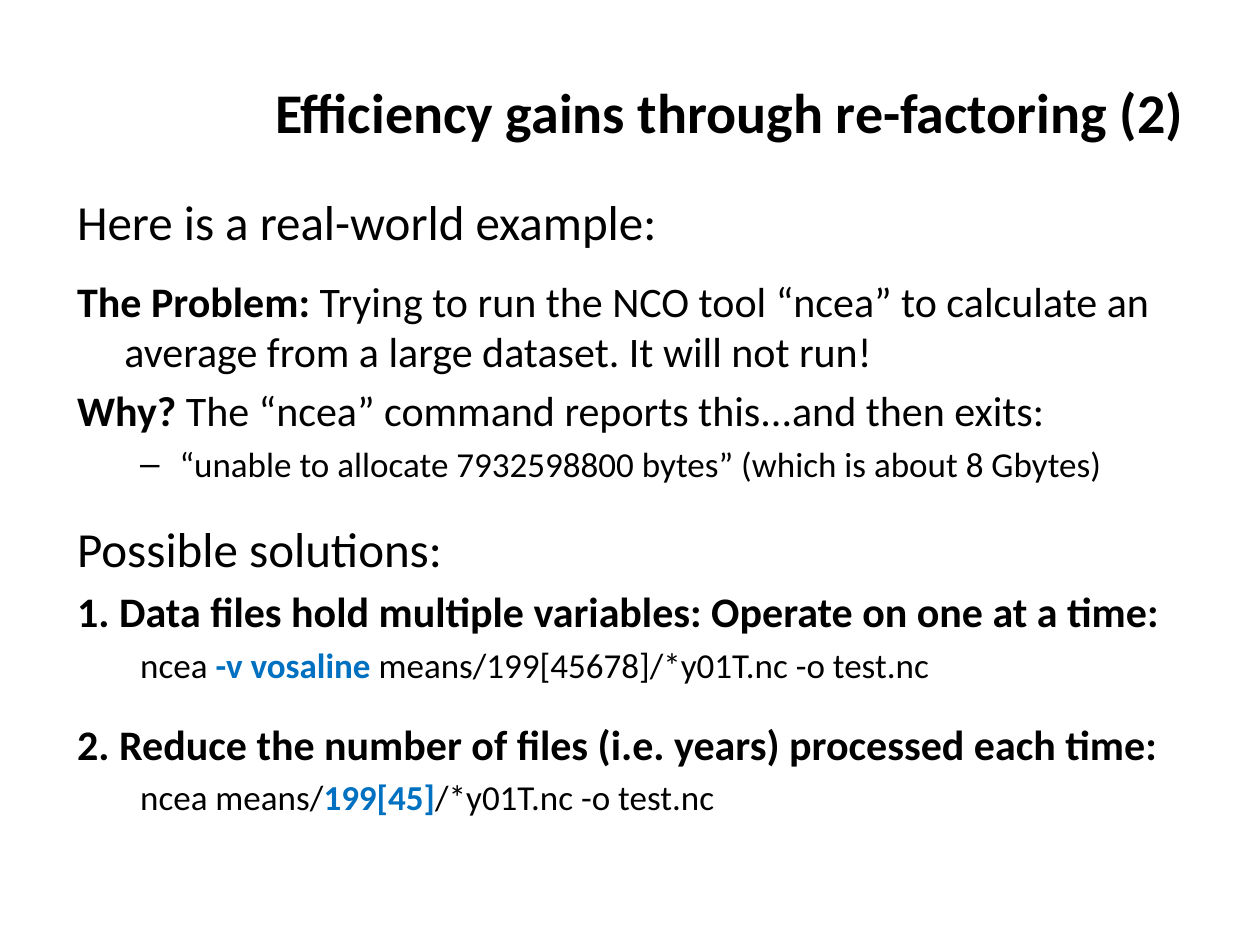
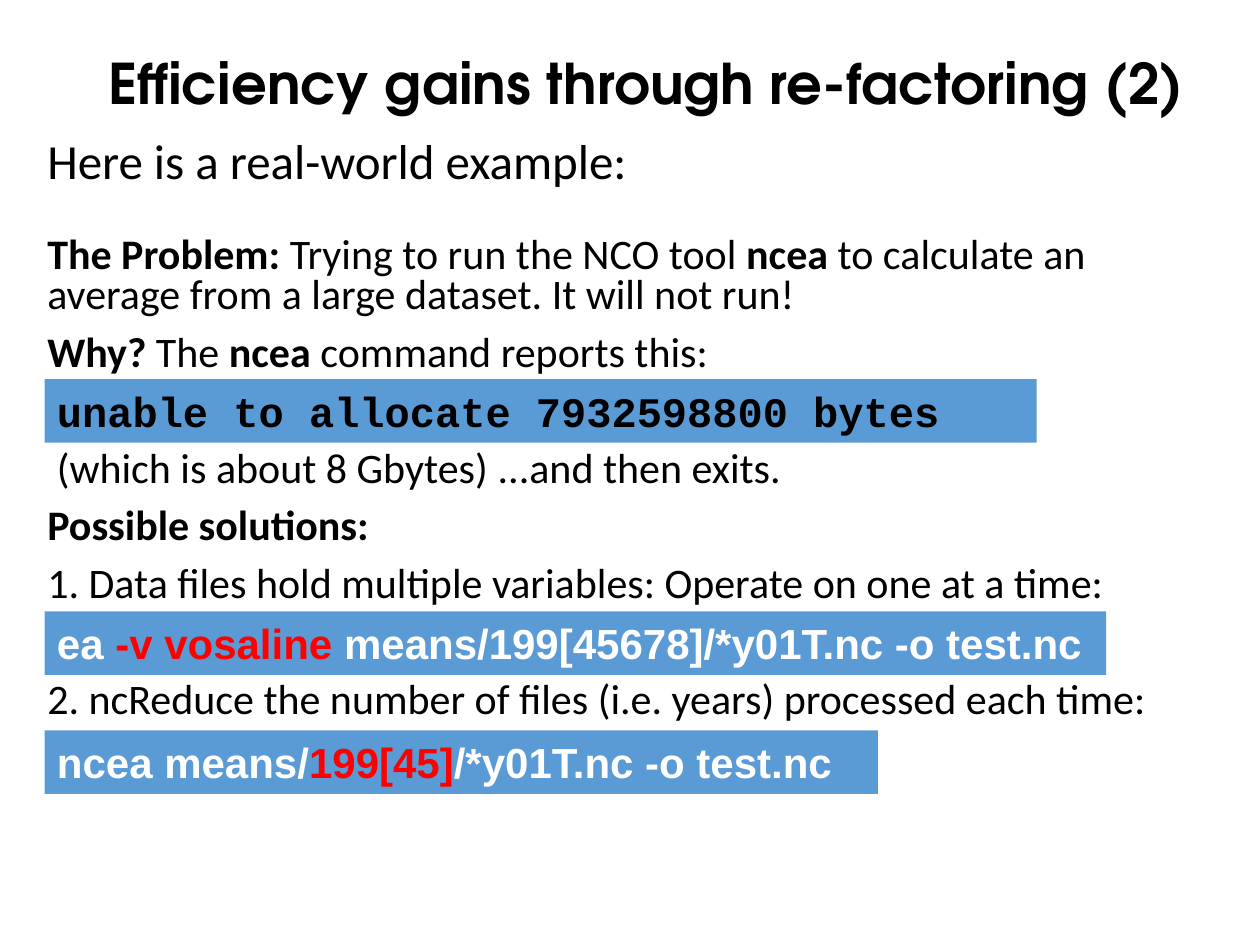
Before and after one commit to ncasuk/ncas-isc, a slide deck: slide 23 of overview_presentations/Parallel_Processing_Large_Data.pptx. Drawn at 1260x945 pixels with LibreOffice and Linux fonts; fonts in the diff are those of the drawing; background and template pictures are left out. Boxes give left, top, right and bottom in pixels: in the first picture for what was removed or moved away, otherwise in the second. Text is boxed around its words. In the diff, an @@ line names an element or a change of style, - is before the commit and + after.

```diff
--- a/overview_presentations/Parallel_Processing_Large_Data.pptx
+++ b/overview_presentations/Parallel_Processing_Large_Data.pptx
@@ title "Efficiency gains through re-factoring (2)" at box(108, 61, 1183, 118): font Calibri to TeX Gyre Adventor; line spacing 1 to 0.9 @@
@@ text "Here is a real-world example:": place and size @@
-text "Here is a real-world example:" at box(77, 206, 1158, 816)
+text "Here is a real-world example:" at box(47, 145, 1145, 721)
@@ text at box(47, 145, 1103, 605): size 28 to 24 pt, bold on in "Possible solutions:"; bold off in "1. Data files hold multiple variables: Operate ..."; indent changed; line spacing 1 to 0.8; more space between paragraphs @@
@@ text at box(47, 239, 1085, 490): text changed @@
-The Problem: Trying to run the NCO tool “ncea” to calculate an average from a large dataset. It will not run!
-Why? The “ncea” command reports this...and then exits:
-  – “unable to allocate 7932598800 bytes” (which is about 8 Gbytes)
+The Problem: Trying to run the NCO tool ncea to calculate an average from a large dataset. It will not run!
+Why? The ncea command reports this:
+(which is about 8 Gbytes) ...and then exits.
@@ rectangle added at box(44, 379, 1036, 442), fill #5B9BD5, 24 pt, text #000000, bold @@
+unable to allocate 7932598800 bytes
@@ rectangle added at box(44, 611, 1106, 674), fill #5B9BD5, 24 pt, text #FFFFFF, bold @@
+ea -v vosaline means/199[45678]/*y01T.nc -o test.nc
@@ text at box(47, 683, 1145, 721): text changed; size 20 to 24 pt; bold off @@
-  ncea -v vosaline means/199[45678]/*y01T.nc -o test.nc
-2. Reduce the number of files (i.e. years) processed each time:
-  ncea means/199[45]/*y01T.nc -o test.nc
+2. ncReduce the number of files (i.e. years) processed each time:
@@ rectangle added at box(44, 731, 877, 794), fill #5B9BD5, 24 pt, text #FFFFFF, bold @@
+ncea means/199[45]/*y01T.nc -o test.nc
```
Also in this commit, not shown: 26 other slides changed, 1 slide added, 2 other files.
